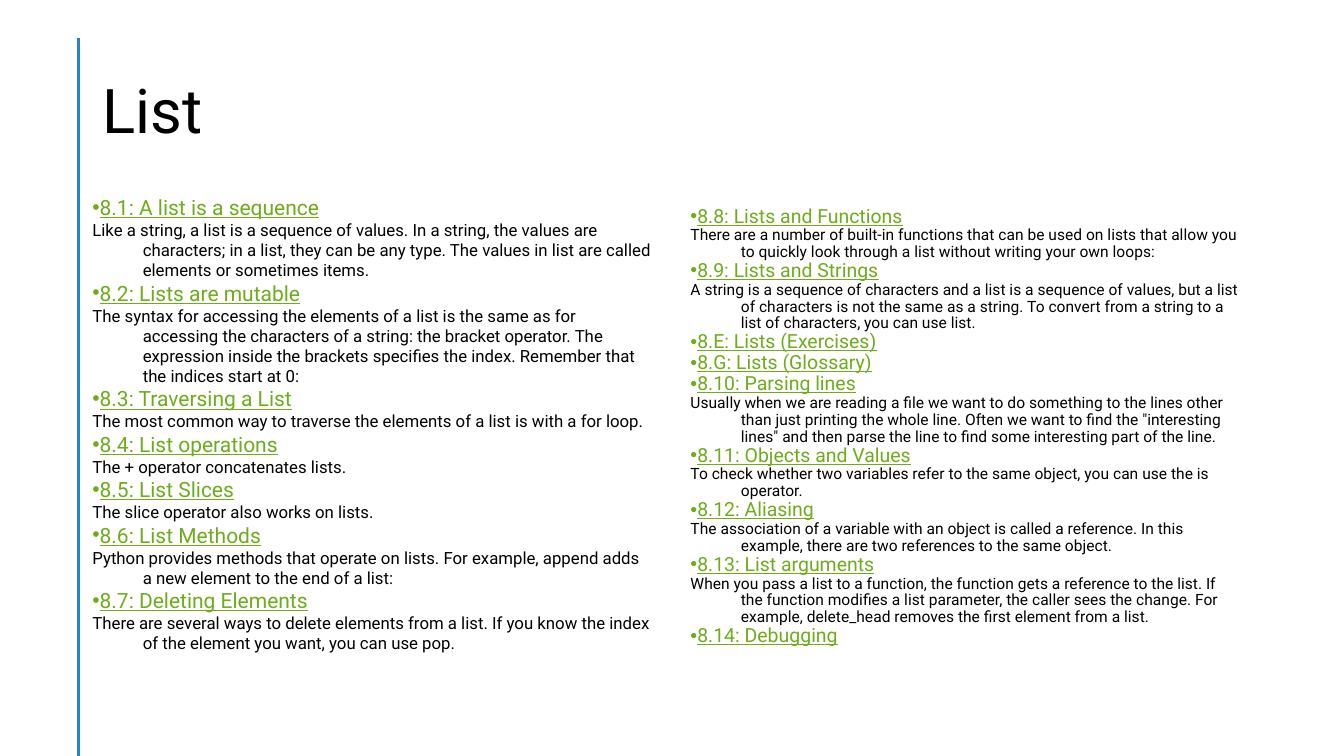
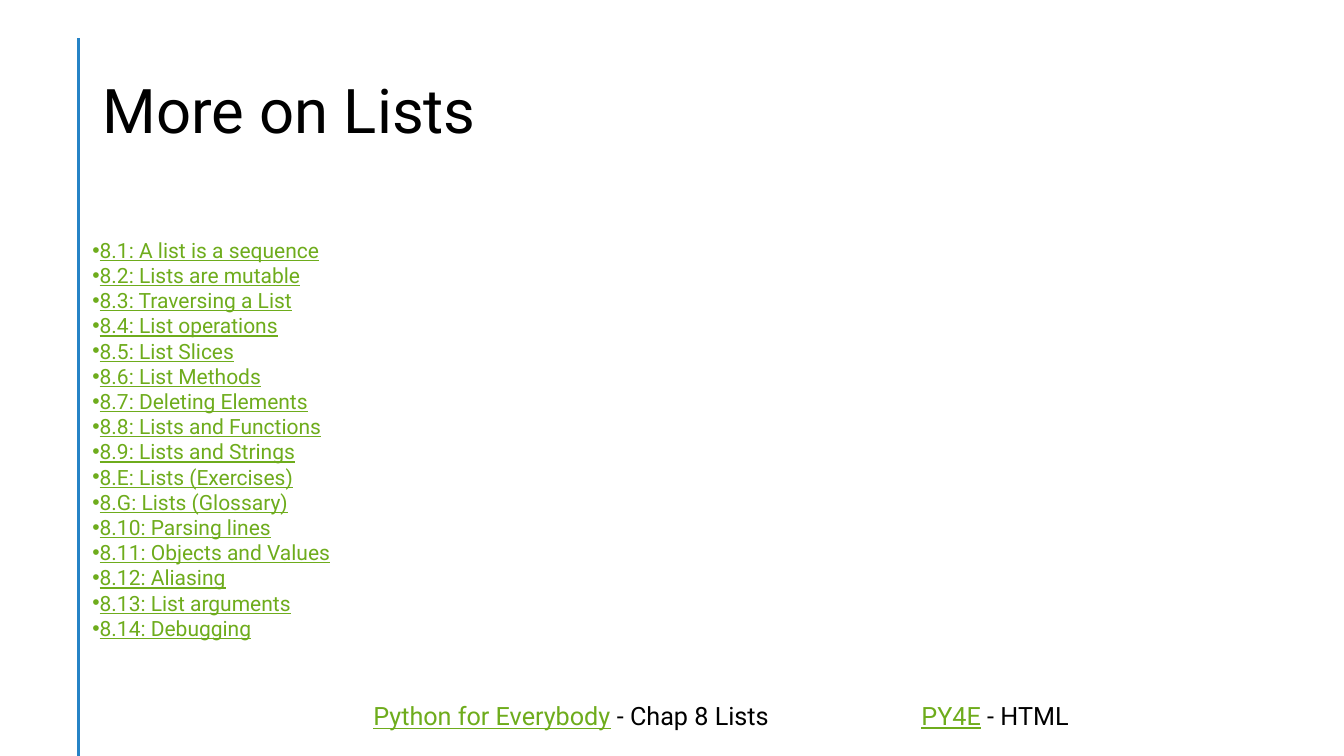
Before and after one commit to slevin48/training, a slide deck: slide 11 of doc/Python 101.pptx (slide 8 before the commit). Drawn at 1344x756 pixels with LibreOffice and Linux fonts; fonts in the diff are those of the drawing. Boxes give left, top, right and bottom in pixels: in the first picture for what was removed or moved away, otherwise in the second. Text is boxed around its words. In the diff, an @@ line names an element or a change of style, - is before the commit and + after.

Commit message:
Update Python 101 course

```diff
--- a/doc/Python 101.pptx
+++ b/doc/Python 101.pptx
@@ title at [102, 88, 476, 134]: text changed @@
-List
+More on Lists
@@ text removed at [92, 199, 650, 653] @@
-• 8.1: A list is a sequence
-  Like a string, a list is a sequence of values. In a string, the values are characters; in a list, they can be any type. The values in list are called elements or sometimes items.
-• 8.2: Lists are mutable
-  The syntax for accessing the elements of a list is the same as for accessing the characters of a string: the bracket operator. The expression inside the brackets specifies the index. Remember that the indices start at 0:
-• 8.3: Traversing a List
-  The most common way to traverse the elements of a list is with a for loop.
-• 8.4: List operations
-  The + operator concatenates lists.
-• 8.5: List Slices
-  The slice operator also works on lists.
-• 8.6: List Methods
-  Python provides methods that operate on lists. For example, append adds a new element to the end of a list:
-• 8.7: Deleting Elements
-  There are several ways to delete elements from a list. If you know the index of the element you want, you can use pop.
@@ text removed at [690, 208, 1238, 646] @@
-• 8.8: Lists and Functions
-  There are a number of built-in functions that can be used on lists that allow you to quickly look through a list without writing your own loops:
-• 8.9: Lists and Strings
-  A string is a sequence of characters and a list is a sequence of values, but a list of characters is not the same as a string. To convert from a string to a list of characters, you can use list.
-• 8.E: Lists (Exercises)
-• 8.G: Lists (Glossary)
-• 8.10: Parsing lines
-  Usually when we are reading a file we want to do something to the lines other than just printing the whole line. Often we want to find the "interesting lines" and then parse the line to find some interesting part of the line.
-• 8.11: Objects and Values
-  To check whether two variables refer to the same object, you can use the is operator.
-• 8.12: Aliasing
-  The association of a variable with an object is called a reference. In this example, there are two references to the same object.
-• 8.13: List arguments
-  When you pass a list to a function, the function gets a reference to the list. If the function modifies a list parameter, the caller sees the change. For example, delete_head removes the first element from a list.
-• 8.14: Debugging
@@ text added at [100, 242, 330, 641], 15 pt, text #6EAC1C, underline @@
+• 8.1: A list is a sequence
+• 8.2: Lists are mutable
+• 8.3: Traversing a List
+• 8.4: List operations
+• 8.5: List Slices
+• 8.6: List Methods
+• 8.7: Deleting Elements
+• 8.8: Lists and Functions
+• 8.9: Lists and Strings
+• 8.E: Lists (Exercises)
+• 8.G: Lists (Glossary)
+• 8.10: Parsing lines
+• 8.11: Objects and Values
+• 8.12: Aliasing
+• 8.13: List arguments
+• 8.14: Debugging
@@ text added at [373, 706, 769, 731], 18 pt, text #6EAC1C, underline @@
+Python for Everybody - Chap 8 Lists
@@ text added at [921, 707, 1068, 729], 18 pt, text #000000 @@
+PY4E - HTML
```
Also in this commit, not shown: 4 other slides changed, 8 slides added, 1 other file.
